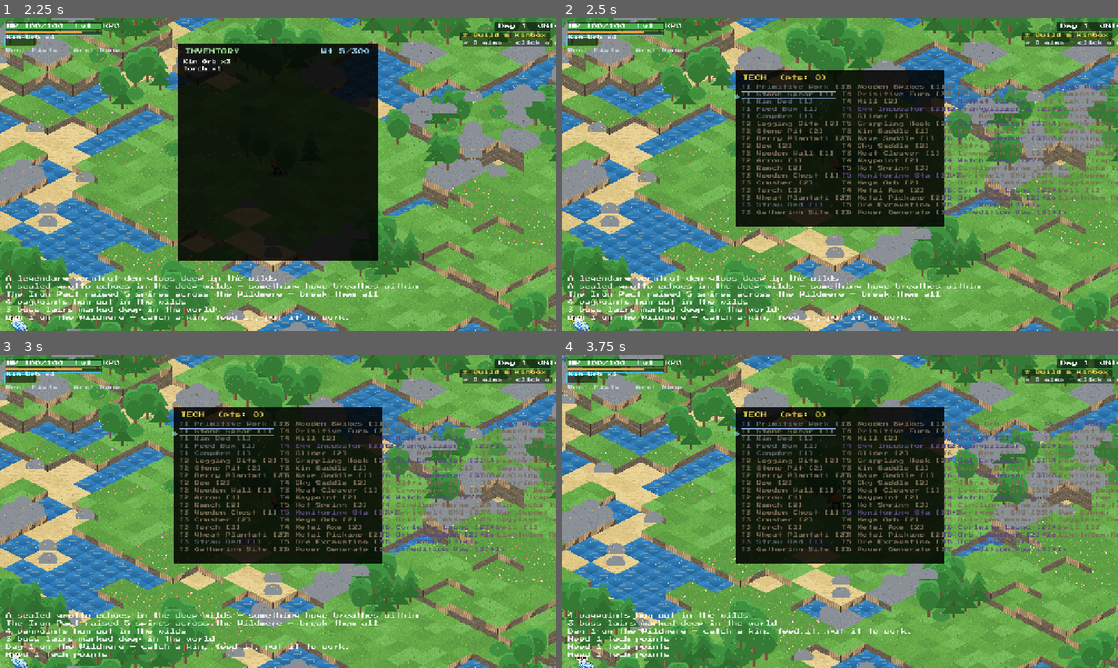
Above: before the commit, frames 1-4 (two rows, left to right).
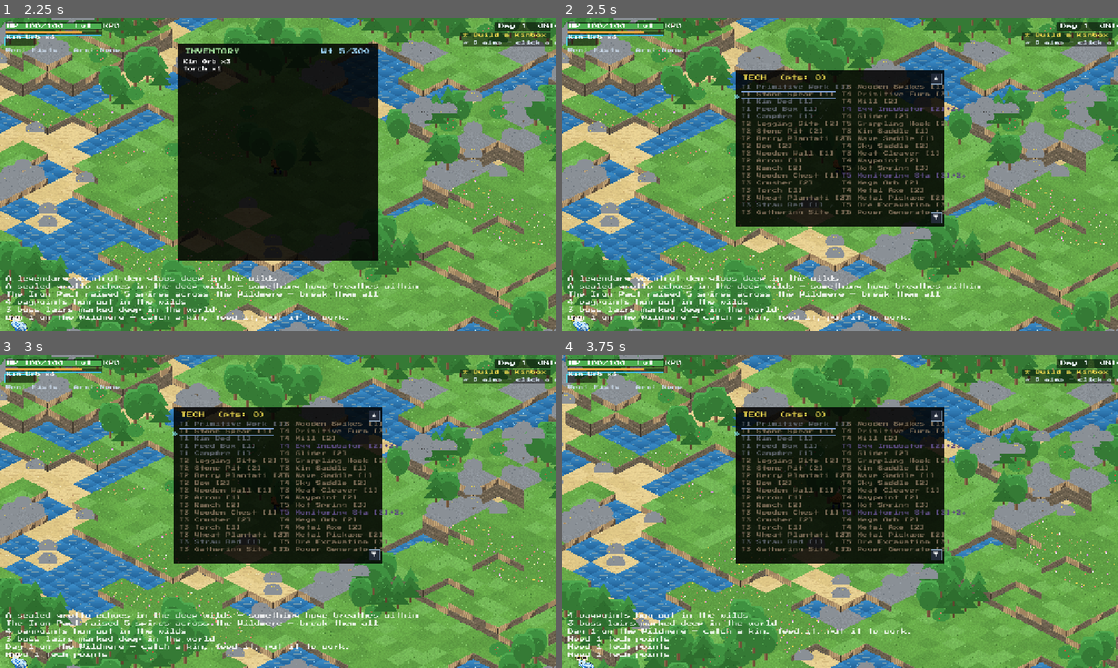
Above: after the commit, the same moments.

Repository: biggameking/PLG
Game: Godot game, scene res://scenes/main.tscn
The game is run twice, just before and just after one commit, with the same random seed, the same clock (stepped at 60 frames per second) and the same inputs.
Inputs (mouse positions are in pixels of both pictures, inside the frame that each line leads up to):
- Up to frame 1 (2.25 s): tap Enter (ui_accept) at 0.5, 0.77, 1.07 s; move the mouse to (400, 158) at 0.52 s; hold D (move_right) 0.53-1.25 s; hold P (dex) 0.53-1.25 s; click (400, 158) at 0.67 s; tap N (guide) at 0.8 s; drag from (166, 190) to (250, 237) at 1.27 s; move the mouse to (333, 105) at 2.02 s; hold D (move_right) from 2.03 s (still down); hold I (inv) from 2.03 s (still down); click (333, 105) at 2.17 s
- Up to frame 2 (2.5 s): keep holding D (move_right); keep holding I (inv); tap T (tech) at 2.3 s
- Up to frame 3 (3 s): release D (move_right) at 2.75 s; release I (inv) at 2.75 s; tap Enter (ui_accept) at 2.75 s; drag from (250, 574) to (111, 464) at 2.77 s
- Up to frame 4 (3.75 s): tap Enter (ui_accept) at 3.5 s; move the mouse to (1006, 558) at 3.52 s; hold A (move_left) from 3.53 s (still down); hold Enter (ui_accept) from 3.53 s (still down); click (1006, 558) at 3.67 s

Frame 1 is identical in both runs. In frame 2, 2.8% of the frame differs, in the area x 66-100%, y 17-66%; in frame 3, 2.8%; in frame 4, 2.8%.

Commit message:
S29c: tech tree was 49% dead content — 34 entries unclickable
TECH has 70 entries; the panel drew 2 columns x 18 = 36 with the third
column painting off-panel as floating text. High-tier tech could never
be unlocked on any input class — a silent progression amputation.
Display-index offset + cap-aware clamp + _scroll_btns. Suite 584/0.

Generated with [Devin](https://devin.ai)

Co-Authored-By: Devin <158243242+devin-ai-integration[bot]@users.noreply.github.com>

Diff:
--- a/src/hud.gd
+++ b/src/hud.gd
@@ -12,6 +12,7 @@
 var shop_scroll := 0
 var inv_scroll := 0
 var kin_scroll := 0
+var tech_scroll := 0
 var build_sel := -1
 var menu_sel := 0 # pad/arrow-key cursor over shell menus
 var click_rects := []   # [{rect, act, arg}]
@@ -236,7 +237,7 @@
 		game.panel = "" if game.panel == "dex" else "dex" # P: kindex
 		dex_scroll = 0
 		return
-	if game.panel in ["dex", "chest", "craft", "shop", "inv", "kinbox"] and event is InputEventMouseButton and event.pressed:
+	if game.panel in ["dex", "chest", "craft", "shop", "inv", "kinbox", "tech"] and event is InputEventMouseButton and event.pressed:
 		if event.button_index == MOUSE_BUTTON_WHEEL_UP:
 			_panel_scroll(-1)
 			get_viewport().set_input_as_handled()
@@ -338,6 +339,7 @@
 		"shop": shop_scroll = maxi(0, shop_scroll + dir)
 		"inv": inv_scroll = maxi(0, inv_scroll + dir)
 		"kinbox": kin_scroll = maxi(0, kin_scroll + dir)
+		"tech": tech_scroll = maxi(0, tech_scroll + dir)
 
 func _scroll_btns(rr: Rect2, up_act: String, dn_act: String, bx := -1.0, stacked := false) -> void:
 	# tap scrollers — lists taller than the panel need a slab-reachable tail
@@ -440,6 +442,8 @@
 		"inv_dn": _panel_scroll(1)
 		"kin_up": _panel_scroll(-1)
 		"kin_dn": _panel_scroll(1)
+		"tech_up": _panel_scroll(-1)
+		"tech_dn": _panel_scroll(1)
 		"equip":
 			game.equip(cr["arg"])
 		"perk":
@@ -1295,7 +1299,13 @@
 	draw_string(font, Vector2(rr.position + Vector2(16, 24)), "TECH  (pts: %d)" % game.tech_points,
 		HORIZONTAL_ALIGNMENT_LEFT, -1, 14, Color("#e8d44d"))
 	var colw := 232.0
-	for ti in StructureData.TECH.size():
+	var cap := int((rr.size.x - 24) / colw) * 18 # columns × rows that actually fit
+	tech_scroll = clampi(tech_scroll, 0, maxi(0, StructureData.TECH.size() - cap))
+	for ti in range(tech_scroll, StructureData.TECH.size()):
+		var di := ti - tech_scroll
+		var cx0: float = rr.position.x + 12 + (di / 18) * colw
+		if cx0 + colw - 10 > rr.end.x:
+			break # past the last column — scrolled tail lives behind the arrows
 		var t: Dictionary = StructureData.TECH[ti]
 		var k: String = t["id"]
 		var has: bool = k in game.unlocked
@@ -1306,14 +1316,13 @@
 			col = Color("#9c8bd4") if afford else Color("#5a4a80") # ancient tech is purple
 		var label := "T%d %s [%d]%s%s" % [t.get("tier", 1), t.get("name", k).left(14), t.get("cost", 0),
 			"+%d❖" % t["parts"] if t.get("parts", 0) > 0 else "", " ✓" if has else ""]
-		var cx0: float = rr.position.x + 12 + (ti / 18) * colw
-		var cy0: float = rr.position.y + 44 + (ti % 18) * 17
-		if cy0 > rr.end.y - 10:
-			continue # click rects only for rows actually drawn
+		var cy0: float = rr.position.y + 44 + (di % 18) * 17
 		var rect := Rect2(cx0, cy0 - 12, colw - 14, 17)
 		if not has:
 			click_rects.append({"rect": rect, "act": "tech", "arg": k})
 		draw_string(font, Vector2(cx0, cy0), label, HORIZONTAL_ALIGNMENT_LEFT, -1, 12, col)
+	if StructureData.TECH.size() > cap:
+		_scroll_btns(rr, "tech_up", "tech_dn")
 
 func draw_chest(r: Vector2) -> void:
 	var rr := Rect2(r.x / 2 - 220, 150, 440, 300)
--- a/tools/smoke_test.gd
+++ b/tools/smoke_test.gd
@@ -4722,6 +4722,11 @@
 	game.panel = "kinbox"
 	hudn.run_click({"act": "kin_dn", "arg": null})
 	check("kin scroll moves", hudn.kin_scroll == 1)
+	game.panel = "tech"
+	hudn.run_click({"act": "tech_dn", "arg": null})
+	check("tech scroll moves", hudn.tech_scroll == 1)
+	hudn.run_click({"act": "tech_up", "arg": null})
+	check("tech scroll back", hudn.tech_scroll == 0)
 	game.panel = ""
 
 	# ---- S7: bosses phase, spires crown ----
Not shown, changed: ROADMAP.md
